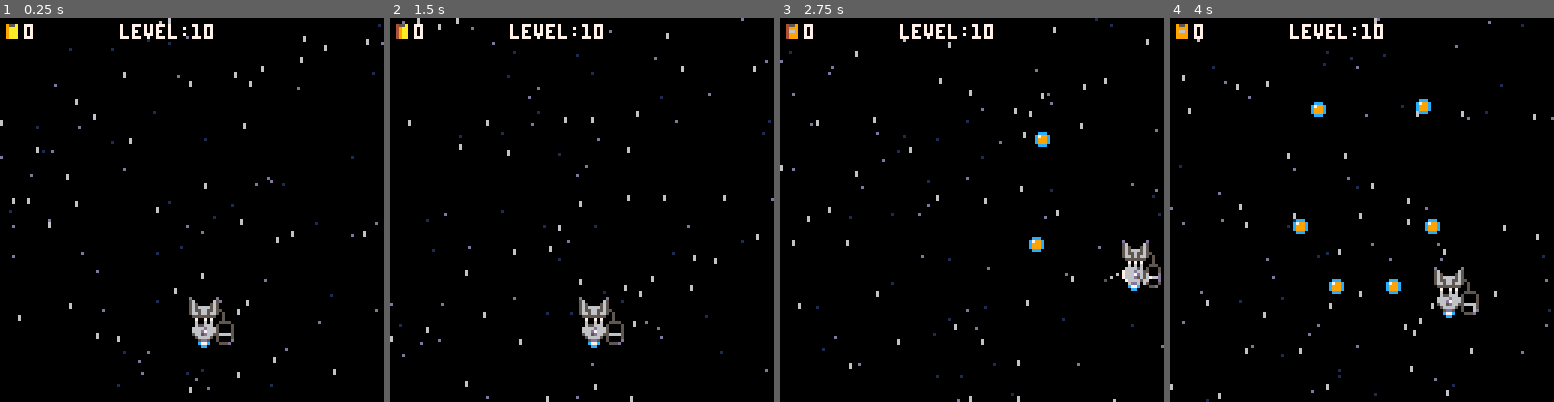
Above: before the commit, frames 1-4 (left to right).
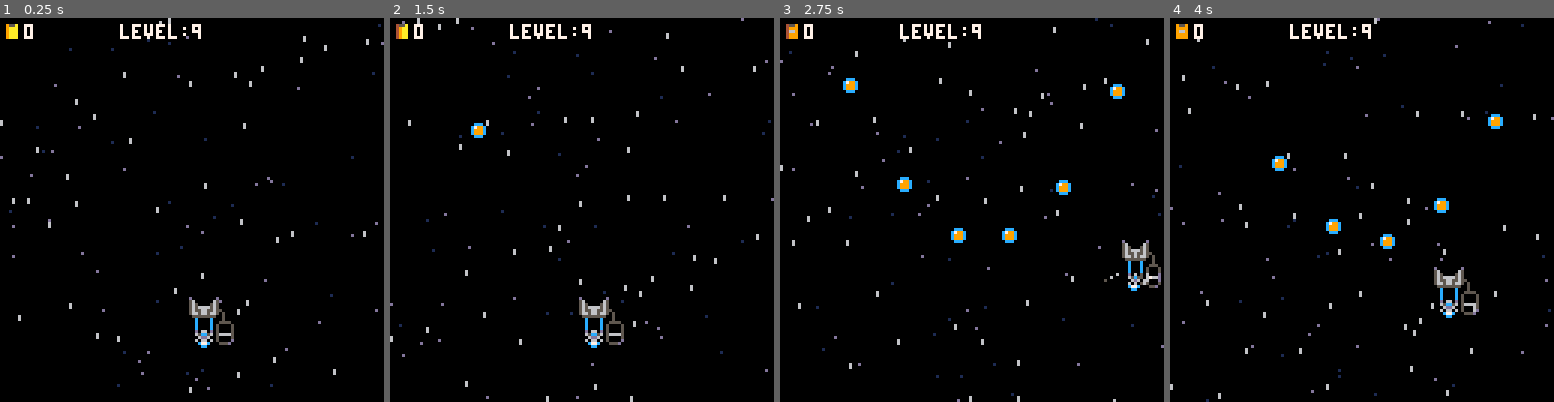
Above: after the commit, the same moments.

Repository: jacobneal65/drop-p8
Game: PICO-8 cartridge drop.p8
Two runs of this game, one before a commit and one after it. Both use one fixed random seed, a clock stepped at 60 frames per second and the inputs below.
Inputs:
- Up to frame 1 (0.25 s): no input
- Up to frame 2 (1.5 s): no input
- Up to frame 3 (2.75 s): hold Right 1.6-2.1 s; hold Up 2.15-2.42 s; hold Right from 2.47 s (still down)
- Up to frame 4 (4 s): release Right at 3.03 s; hold Left 3.08-3.58 s; hold Down 3.63-3.97 s

The runs differ from the first frame. In frame 1, 0.4% of the frame differs, in the area x 50-57%, y 1-85%; in frame 2, 0.5%; in frame 3, 1.4%; in frame 4, 1.8%, in the area x 26-87%, y 1-77%.

Commit message:
before y-bound fix

Diff:
--- a/drop.p8
+++ b/drop.p8
@@ -30,7 +30,7 @@
 	t_grav=2
 	grav=2
 	frict=0.90
-	level=10--level
+	level=9--level
 	pt=0--points
 	pt_total=50
 	t=0
@@ -211,6 +211,7 @@
 	t_tmr=0
 	t_ybnd=t_df_ybnd
 	t_grav=grav
+	t_prvw=true
 	if level==1 then
 		fill_trash(64,2,10,0)--zig
 	elseif level==2 then
@@ -238,8 +239,8 @@
 		bx3,by3=120,-8
 		fill_trash(8,1,10,3)--qbezier
 	elseif level==10 then
-		bx2,by2=140,120
-		bx3,by3=-20,120
+		bx2,by2=180,120
+		bx3,by3=-60,120
 		bx4,by4=64,-8
 		fill_trash(64,1,10,4)--cbezier
 	end
@@ -263,7 +264,7 @@
  		by=-10,
  		i=i,
  		tmr=0,
- 		dly=60+8*_i,--delay
+ 		dly=30+8*_i,--delay
  		dir=_sdir,
  		typ=_typ,
  	}
@@ -300,7 +301,11 @@
 
 function trash_update()
 	for trash in all(trashs) do
-		if trash.dly >0 then
+		t_prvw=false
+		if t_prvw then
+
+
+		elseif trash.dly >0 then
 			trash.dly-=1
 		else
 			if trash.typ==3 or trash.typ==4 then
Not shown, changed: 20 lines of the sprite sheet (__gfx__) section of drop.p8
